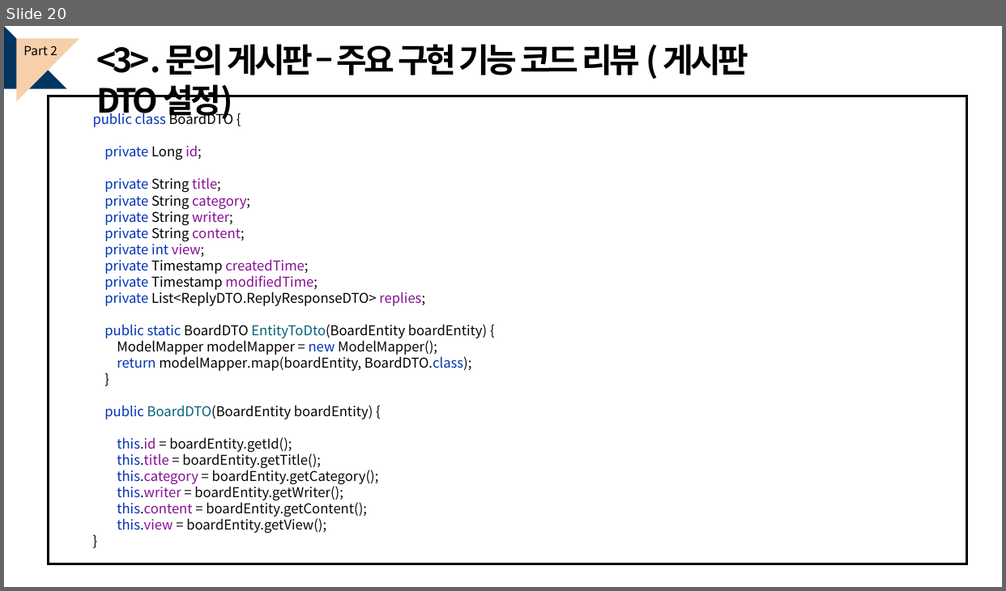
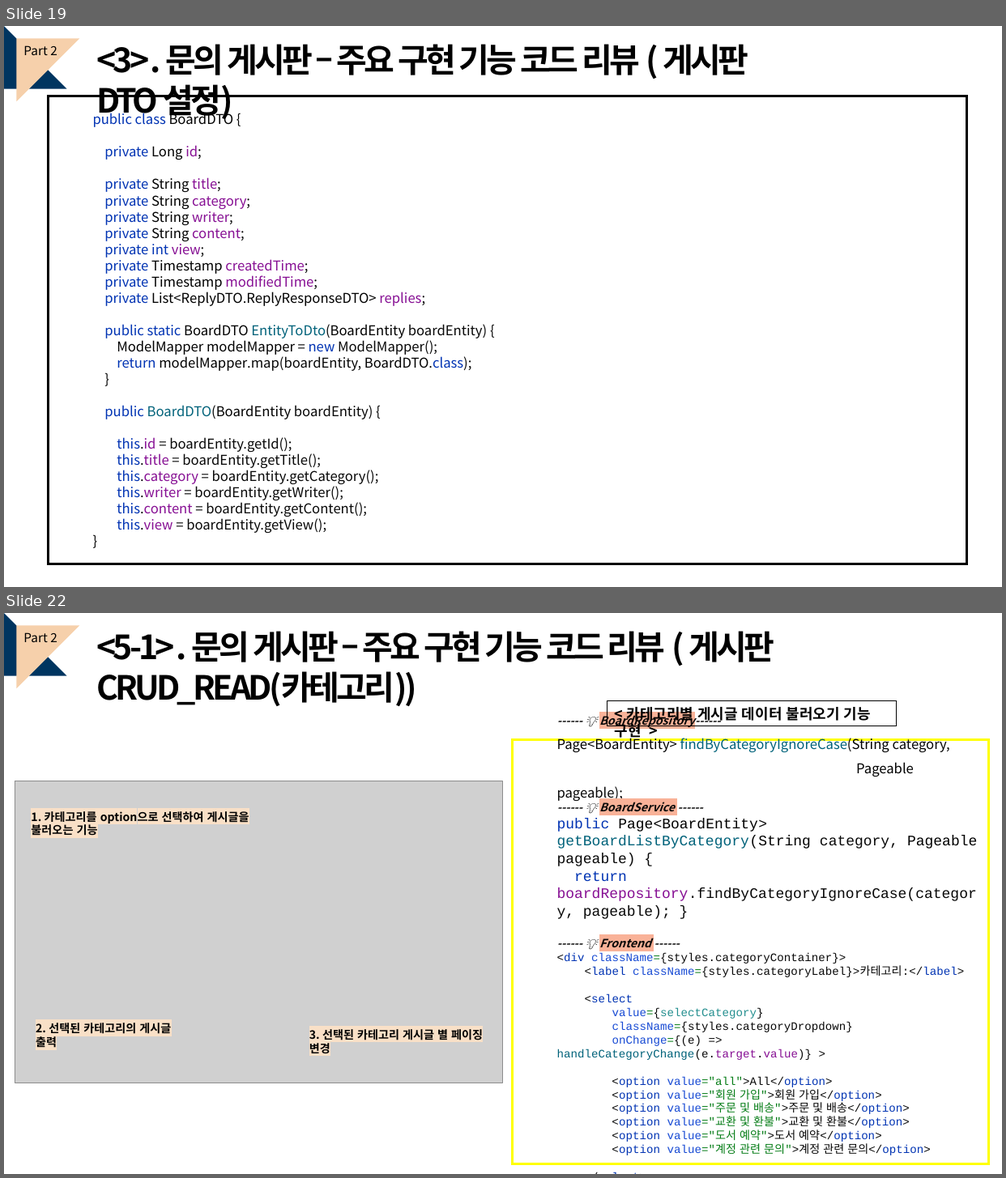
Before and after one commit to kwonminji-v/FinalProject_Book, a slide deck: 프로젝트 ppt/최종 ppt 템플릿.pptx. Shown one above the other, each under a label of ours: slide 20 before the commit, slides 19 and 22 after it; the slides between them are not shown. The pictures are 1006x591 and 1006x1178 pixels, drawn with LibreOffice and Linux fonts; fonts in the diff are those of the drawing; grey boxes stand for pictures. Boxes give left, top, right and bottom in pixels: in the first picture for what was removed or moved away, otherwise in the second. Text is boxed around its words. In the diff, an @@ line names an element or a change of style, - is before the commit and + after.

```diff
--- a/프로젝트 ppt/최종 ppt 템플릿.pptx
+++ b/프로젝트 ppt/최종 ppt 템플릿.pptx
@@ slide 22 added at <box>4,613,1002,1174</box>, background #FFFFFF @@
@@ right triangle added at <box>4,613,67,676</box>, fill #003560 @@
@@ right triangle added at <box>17,626,79,688</box>, fill #F6D0AB @@
@@ text added at <box>23,632,57,642</box>, 12 pt, text #000000 @@
+Part 2
@@ text added at <box>96,631,775,706</box>, 32 pt, text #000000, bold @@
+<5-1> . 문의 게시판 – 주요 구현 기능 코드 리뷰 ( 게시판 CRUD_READ(카테고리))
@@ rectangle added at <box>607,700,897,726</box>, outline #000000 0.75 pt, 14 pt, text #000000, bold @@
+< 카테고리별 게시글 데이터 불러오기 기능 구현 >
@@ rectangle added at <box>513,740,988,1165</box>, outline #FFFF00 2.25 pt, 11 pt, text #080808 @@
+  ------ 💡 BoardRepository------
+  Page<BoardEntity> findByCategoryIgnoreCase(String category,
+  Pageable pageable);
+  ------ 💡 BoardService ------
+  public Page<BoardEntity> getBoardListByCategory(String category, Pageable pageable) {
+  return boardRepository.findByCategoryIgnoreCase(category, pageable); }
+  ------ 💡 Frontend ------
+  <div className={styles.categoryContainer}>
+  <label className={styles.categoryLabel}>카테고리:</label>
+  <select
+  value={selectCategory}
+  className={styles.categoryDropdown}
+  onChange={(e) => handleCategoryChange(e.target.value)} >
+  <option value="all">All</option>
+  <option value="회원 가입">회원 가입</option>
+  <option value="주문 및 배송">주문 및 배송</option>
+  <option value="교환 및 환불">교환 및 환불</option>
+  <option value="도서 예약">도서 예약</option>
+  <option value="계정 관련 문의">계정 관련 문의</option>
+  </select>
+  </div>
@@ group added at <box>15,781,503,1083</box>: 3 texts, 1 picture @@
+1. 카테고리를 option으로 선택하여 게시글을 불러오는 기능
+2. 선택된 카테고리의 게시글 출력
+3. 선택된 카테고리 게시글 별 페이징 변경
@@ what was slide 20 is now slide 19 @@
```
Also in this commit, not shown: 13 slides changed, 9 other slides added, 15 slides removed, 25 other files.
